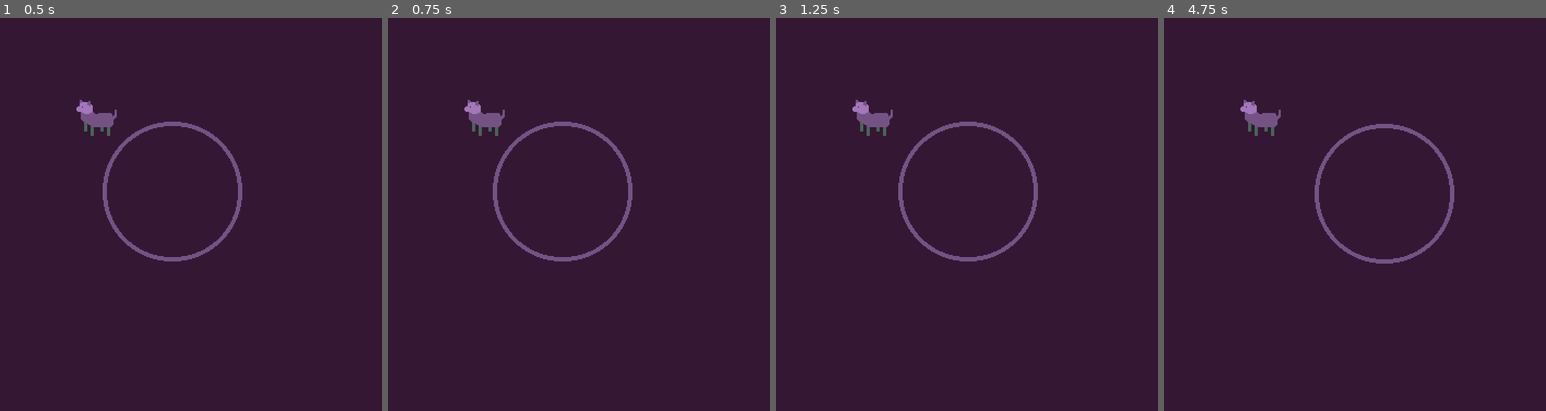
Above: before the commit, frames 1-4 (left to right).
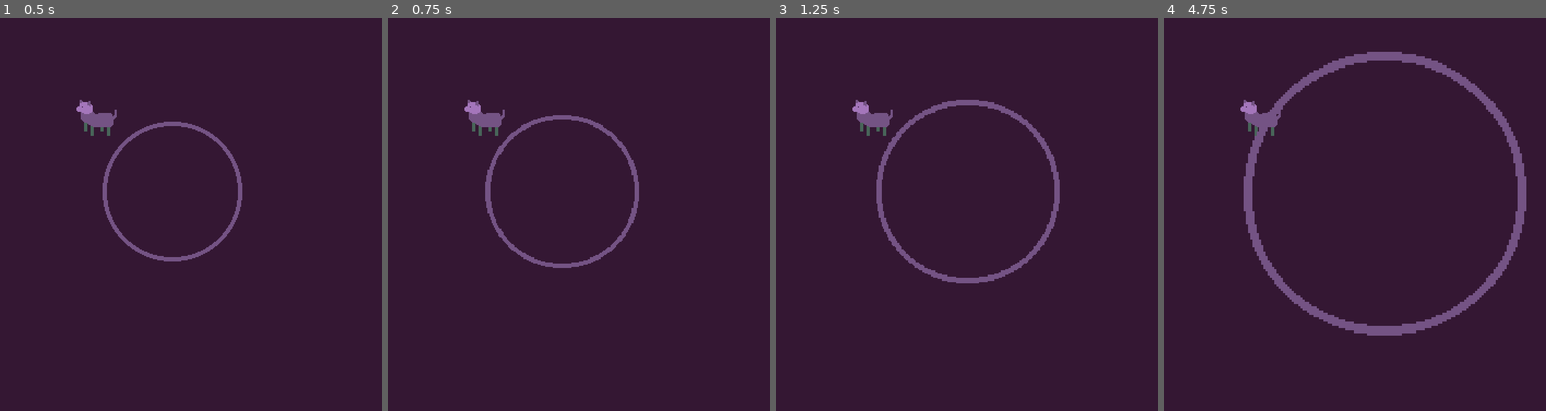
Above: after the commit, the same moments.

Repository: joemahon89/LDJAM47-Space-Cowboy
Game: Godot game, scene res://scenes/main.tscn
Two runs of this game, one before a commit and one after it. Both use one fixed random seed, a clock stepped at 60 frames per second and the inputs below.
Inputs:
- Up to frame 1 (0.5 s): no input
- Up to frame 2 (0.75 s): tap Enter at 0.5 s; hold Right (lasso_right) from 0.53 s (still down); hold = (lasso_grow, bound only after the commit) from 0.53 s (still down)
- Up to frame 3 (1.25 s): keep holding Right (lasso_right); keep holding = (lasso_grow, bound only after the commit); tap - (lasso_shrink, bound only after the commit) at 0.8 s
- Up to frame 4 (4.75 s): release Right (lasso_right) at 1.28 s; release = (lasso_grow, bound only after the commit) at 1.28 s; hold S (lasso_down) 1.28-2.03 s; tap - (lasso_shrink, bound only after the commit) at 1.35, 2.3, 2.85, 3.8, 4.35 s; tap = (lasso_grow, bound only after the commit) at 1.55, 3.05, 4.55 s; hold Right (lasso_right) 2.03-2.78 s; hold = (lasso_grow, bound only after the commit) 2.03-2.78 s; hold Up (lasso_up) 2.78-3.53 s; hold = (lasso_grow, bound only after the commit) 3.53-4.28 s; hold A (lasso_left) from 3.53 s (still down)

Frame 1 is identical in both runs. In frame 2, 2.6% of the frame differs, in the area x 25-66%, y 24-64%; in frame 3, 3.2%; in frame 4, 6.0%, in the area x 20-95%, y 8-81%.

Commit message:
resizing of lasso

Diff:
--- a/project.godot
+++ b/project.godot
@@ -77,6 +77,16 @@
 , Object(InputEventKey,"resource_local_to_scene":false,"resource_name":"","device":0,"alt":false,"shift":false,"control":false,"meta":false,"command":false,"pressed":false,"scancode":68,"unicode":0,"echo":false,"script":null)
  ]
 }
+lasso_shrink={
+"deadzone": 0.5,
+"events": [ Object(InputEventKey,"resource_local_to_scene":false,"resource_name":"","device":0,"alt":false,"shift":false,"control":false,"meta":false,"command":false,"pressed":false,"scancode":45,"unicode":0,"echo":false,"script":null)
+ ]
+}
+lasso_grow={
+"deadzone": 0.5,
+"events": [ Object(InputEventKey,"resource_local_to_scene":false,"resource_name":"","device":0,"alt":false,"shift":false,"control":false,"meta":false,"command":false,"pressed":false,"scancode":61,"unicode":0,"echo":false,"script":null)
+ ]
+}
 
 [physics]
 
--- a/scenes/lasso.gd
+++ b/scenes/lasso.gd
@@ -7,9 +7,9 @@
 
 # Chnage damp (1 for speedy, 2 for slow)
 
-
-
-
+var scale_speed = 0.5
+onready var area2d_node = get_node("Area2D")
+onready var sprite_node = get_node("Sprite")
 
 # Called when the node enters the scene tree for the first time.
 func _ready():
@@ -19,7 +19,7 @@
 
 # Called every frame. 'delta' is the elapsed time since the previous frame.
 func _process(delta):
-	print(self.linear_velocity)
+
 	if Input.is_action_pressed("lasso_up"):
 		var direction = Vector2(0,-1)
 		apply_impulse(Vector2(), direction * 1)
@@ -32,3 +32,19 @@
 	if Input.is_action_pressed("lasso_right"):
 		var direction = Vector2(1,0)
 		apply_impulse(Vector2(), direction * 1)
+
+	if Input.is_action_pressed("lasso_shrink"):
+		area2d_node.scale.x -= scale_speed * delta
+		area2d_node.scale.y -= scale_speed * delta
+		sprite_node.scale.x -= scale_speed * delta
+		sprite_node.scale.y -= scale_speed * delta
+
+
+	if Input.is_action_pressed("lasso_grow"):
+		area2d_node.scale.x += scale_speed * delta
+		area2d_node.scale.y += scale_speed * delta
+		sprite_node.scale.x += scale_speed * delta
+		sprite_node.scale.y += scale_speed * delta
+
+
+	print(self.linear_velocity)
